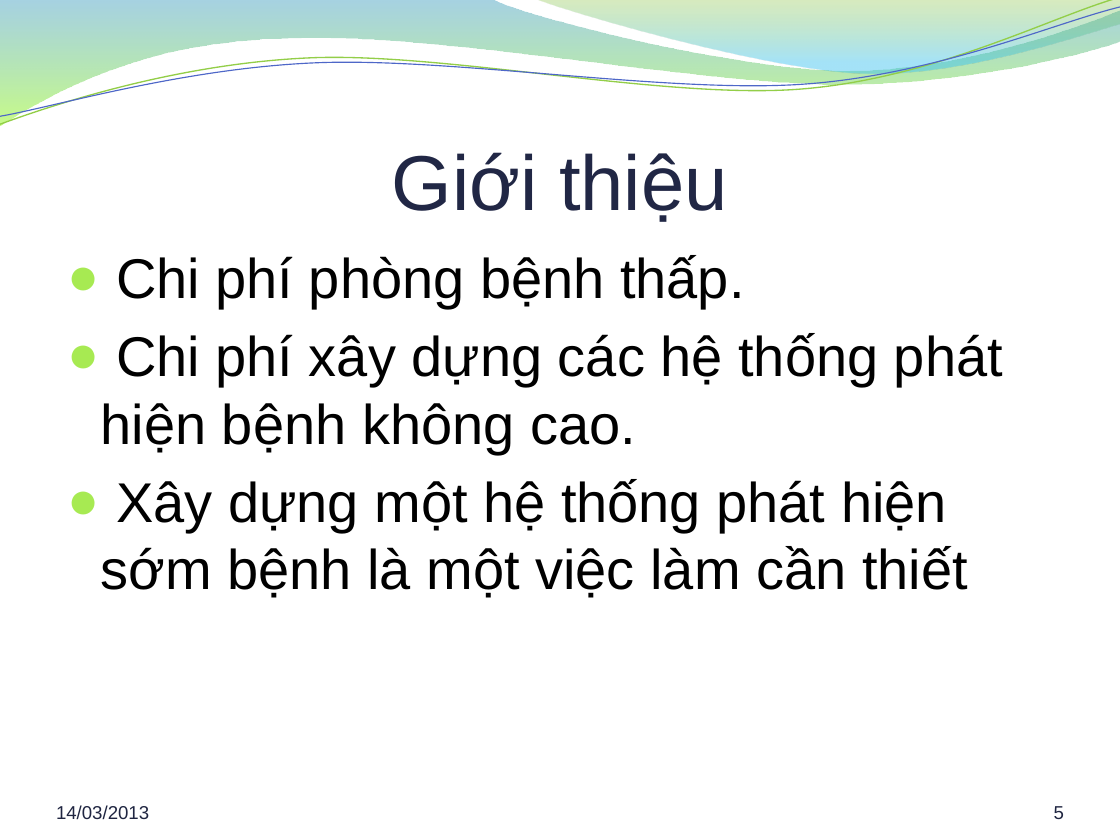
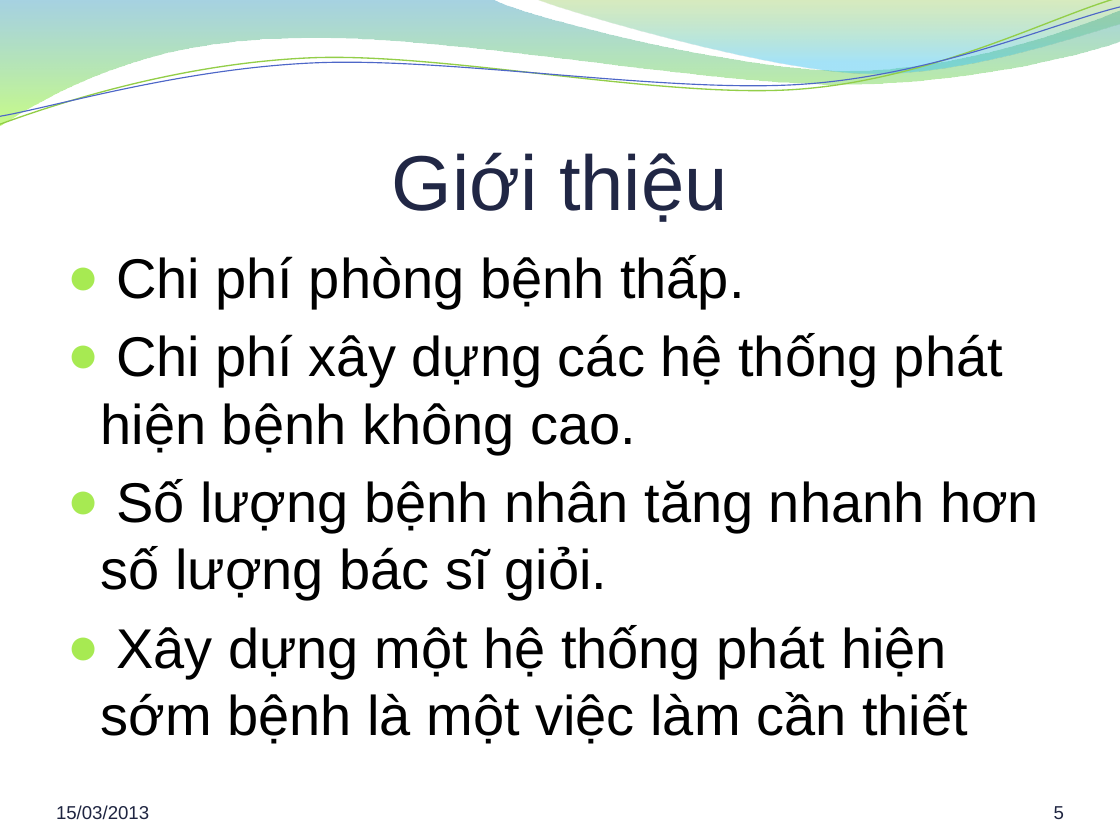
Before and after one commit to hung94it/benhvien, a slide deck: slide 5 of Diabetes/Documents/Report/Bao cao khoa luan.pptx. Drawn at 1120x840 pixels with LibreOffice and Linux fonts; fonts in the diff are those of the drawing; background and template pictures are left out. Boxes give left, top, right and bottom in pixels: in the first picture for what was removed or moved away, otherwise in the second. Text is boxed around its words. In the diff, an @@ line names an element or a change of style, - is before the commit and + after.

```diff
--- a/Diabetes/Documents/Report/Bao cao khoa luan.pptx
+++ b/Diabetes/Documents/Report/Bao cao khoa luan.pptx
@@ text at <box>101,479,1039,599</box>: paragraph added @@
+● Số lượng bệnh nhân tăng nhanh hơn số lượng bác sĩ giỏi.
@@ text at <box>56,805,149,820</box>: text changed @@
-14/03/2013
+15/03/2013
```
Also in this commit, not shown: 32 other slides changed, 3 other files.
